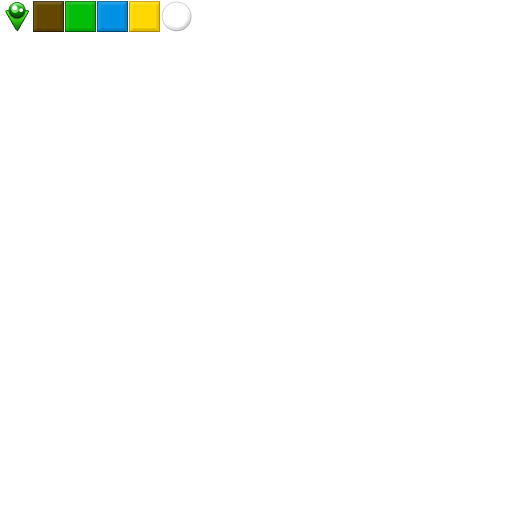
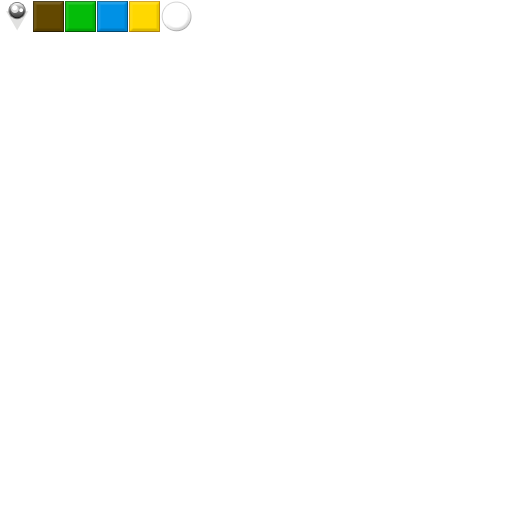
Layer changes from the first 512px x 512px image to the second:
painted on "シェイプ 2 のコピー 2" over [11, 5, 19, 13]
painted on "シェイプ 2 のコピー" over [11, 5, 24, 18]
painted on "シェイプ 2" over [9, 3, 25, 19]
painted on "シェイプ 1" over [6, 11, 29, 31]
